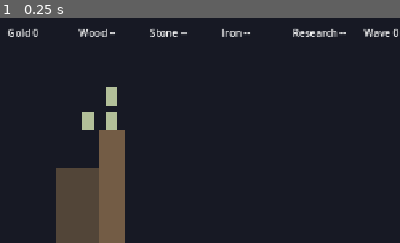
Above: before the commit, frame 1.
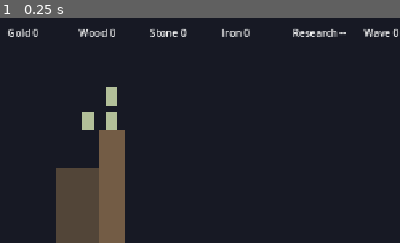
Above: after the commit, the same moment.

Repository: root-Shubh/the-last-wall
Game: Godot game, scene res://scenes/battlefield.tscn
The game is run twice, just before and just after one commit, with the same random seed, the same clock (stepped at 60 frames per second) and the same inputs. This scene is started directly instead of the project's main scene.
Inputs:
- Up to frame 1 (0.25 s): no input
The pictures show only the part of the screen within x 0-50%, y 0-50%; the shares and areas given below are measured in that part.

The runs differ from the first frame. In frame 1, 0.1% of the frame differs, in the area x 27-63%, y 4-9%.

Commit message:
SVTLW-56 #comment complete core economy with wood, stone and iron (#34)
Co-authored-by: Claude Haiku 5.5 <noreply@anthropic.com>

Diff:
--- a/game/autoload/game_state.gd
+++ b/game/autoload/game_state.gd
@@ -8,10 +8,18 @@
 ## Emitted for every successful spend (SVTLW-38). Refunds emit gold_refunded instead.
 signal gold_spent(amount: int, balance: int)
 signal gold_refunded(amount: int, balance: int)
+## Emitted whenever wood, stone or iron changes (SVTLW-56). Carries all three balances.
+signal materials_changed(wood: int, stone: int, iron: int)
+
+## Material ids accepted by the generic add/spend/can_afford path (SVTLW-56).
+const MATERIAL_IDS: Array[String] = ["wood", "stone", "iron"]
 
 const DEFAULT_WALL_MAX_HEALTH: int = 100
 
 var gold: int = 0
+var wood: int = 0
+var stone: int = 0
+var iron: int = 0
 var current_wave: int = 0
 var wall_max_health: int = DEFAULT_WALL_MAX_HEALTH
 var wall_health: int = DEFAULT_WALL_MAX_HEALTH
@@ -28,6 +36,9 @@
 ## Restores every value to a new game.
 func reset() -> void:
 	gold = 0
+	wood = 0
+	stone = 0
+	iron = 0
 	current_wave = 0
 	wall_max_health = DEFAULT_WALL_MAX_HEALTH
 	wall_health = wall_max_health
@@ -35,6 +46,7 @@
 	character_name = ""
 	flags.clear()
 	resources_changed.emit(gold)
+	_emit_materials()
 	wave_changed.emit(current_wave)
 	wall_health_changed.emit(wall_health)
 
@@ -72,6 +84,52 @@
 	gold += amount
 	resources_changed.emit(gold)
 	gold_refunded.emit(amount, gold)
+
+
+## Balance of a material ("wood", "stone" or "iron"). Unknown ids return 0.
+func material_amount(material: String) -> int:
+	match material:
+		"wood":
+			return wood
+		"stone":
+			return stone
+		"iron":
+			return iron
+	return 0
+
+
+## Adds a material. Unknown ids and non-positive amounts change nothing.
+func add_material(material: String, amount: int) -> void:
+	if amount <= 0 or not MATERIAL_IDS.has(material):
+		return
+	_set_material(material, material_amount(material) + amount)
+
+
+func can_afford_material(material: String, cost: int) -> bool:
+	return MATERIAL_IDS.has(material) and cost >= 0 and material_amount(material) >= cost
+
+
+## Deducts a material only when the balance covers it. Returns false and changes nothing otherwise.
+func spend_material(material: String, cost: int) -> bool:
+	if not can_afford_material(material, cost):
+		return false
+	_set_material(material, material_amount(material) - cost)
+	return true
+
+
+func _set_material(material: String, value: int) -> void:
+	match material:
+		"wood":
+			wood = value
+		"stone":
+			stone = value
+		"iron":
+			iron = value
+	_emit_materials()
+
+
+func _emit_materials() -> void:
+	materials_changed.emit(wood, stone, iron)
 
 
 ## Raises or lowers the maximum wall health. Current health moves by the same amount (SVTLW-39).
@@ -125,6 +183,9 @@
 func to_dict() -> Dictionary:
 	return {
 		"gold": gold,
+		"wood": wood,
+		"stone": stone,
+		"iron": iron,
 		"wave": current_wave,
 		"wall_health": wall_health,
 		"wall_max_health": wall_max_health,
@@ -158,11 +219,21 @@
 	character_name = new_name if new_name.length() <= NAME_MAX_LENGTH else ""
 	flags = new_flags
 
+	# Materials (SVTLW-56) are optional so saves from before the economy story load with zeros.
+	var new_materials: Dictionary = {}
+	for material: String in MATERIAL_IDS:
+		var value: Variant = data.get(material, 0)
+		new_materials[material] = int(value) if _is_non_negative_whole(value) else 0
+
 	gold = int(data["gold"])
+	wood = new_materials["wood"]
+	stone = new_materials["stone"]
+	iron = new_materials["iron"]
 	current_wave = int(data["wave"])
 	wall_max_health = new_max
 	wall_health = new_health
 	resources_changed.emit(gold)
+	_emit_materials()
 	wave_changed.emit(current_wave)
 	wall_health_changed.emit(wall_health)
 	return true
--- a/game/resources/building_definition.gd
+++ b/game/resources/building_definition.gd
@@ -5,6 +5,10 @@
 @export var building_id: String = ""
 @export var display_name: String = ""
 @export var build_cost: int = 50
+## Optional material costs (SVTLW-56). All are checked before any cost is spent.
+@export var wood_cost: int = 0
+@export var stone_cost: int = 0
+@export var iron_cost: int = 0
 @export var build_time_ticks: int = 50
 ## Highest upgrade level (SVTLW-54). 0 means the default of 3. Construction itself does not read it.
 @export var max_level: int = 1
--- a/game/resources/enemy_definition.gd
+++ b/game/resources/enemy_definition.gd
@@ -23,6 +23,9 @@
 @export_range(1, 1000) var attack_interval_ticks: int = 10
 ## Gold granted when this enemy is killed (SVTLW-27).
 @export var gold_reward: int = 1
+## Optional material granted on kill (SVTLW-56): "wood", "stone" or "iron". Empty grants none.
+@export var resource_reward_type: String = ""
+@export var resource_reward_amount: int = 0
 ## Shield bearer only: radius in world pixels where allies take less damage. Zero disables it.
 @export var shield_radius: float = 0.0
 ## Shield bearer only: fraction of incoming damage an allied enemy in range does not take.
--- a/game/systems/construction_manager.gd
+++ b/game/systems/construction_manager.gd
@@ -49,6 +49,10 @@
 		return "slot occupied"
 	if not _gold().can_afford(data.build_cost):
 		return "not enough gold"
+	var material_costs: Dictionary = {"wood": data.wood_cost, "stone": data.stone_cost, "iron": data.iron_cost}
+	for material: String in GameState.MATERIAL_IDS:
+		if not _gold().can_afford_material(material, material_costs[material]):
+			return "not enough %s" % material
 	return ""
 
 
@@ -57,8 +61,11 @@
 	if start_block_reason(building_id, slot) != "":
 		return false
 	var data: BuildingDefinition = definition(building_id)
-	if not _gold().spend_gold(data.build_cost):
-		return false
+	# The start check covers every cost, so these spends cannot fail once it has passed.
+	_gold().spend_gold(data.build_cost)
+	_gold().spend_material("wood", data.wood_cost)
+	_gold().spend_material("stone", data.stone_cost)
+	_gold().spend_material("iron", data.iron_cost)
 	active.append({"building_id": building_id, "slot": slot, "progress": 0})
 	_slot_owner[slot] = building_id
 	construction_started.emit(building_id, slot)
--- a/game/systems/reward_tracker.gd
+++ b/game/systems/reward_tracker.gd
@@ -4,6 +4,8 @@
 extends Node
 
 signal reward_granted(amount: int, reason: String)
+## Material granted by a kill, for example wood or stone (SVTLW-56).
+signal material_granted(material: String, amount: int)
 
 ## Survival bonus per cleared wave is this value times the wave number.
 @export var survival_bonus_per_wave: int = 10
@@ -35,9 +37,19 @@
 	var amount: int = enemy.definition.gold_reward + kill_gold_bonus
 	if amount <= 0:
 		return
-	gold_from_kills += amount
-	state.add_gold(amount)
-	reward_granted.emit(amount, "kill")
+	if amount > 0:
+		gold_from_kills += amount
+		state.add_gold(amount)
+		reward_granted.emit(amount, "kill")
+	_grant_material_reward(enemy.definition)
+
+
+## Grants the enemy's optional material reward (SVTLW-56). Does nothing when no type or amount is set.
+func _grant_material_reward(definition: EnemyDefinition) -> void:
+	if definition.resource_reward_type == "" or definition.resource_reward_amount <= 0:
+		return
+	state.add_material(definition.resource_reward_type, definition.resource_reward_amount)
+	material_granted.emit(definition.resource_reward_type, definition.resource_reward_amount)
 
 
 func _on_wave_completed(wave_number: int) -> void:
--- /dev/null
+++ b/game/tests/test_economy.gd
@@ -0,0 +1,130 @@
+## Headless tests for the wood, stone and iron economy (SVTLW-56).
+## Run: godot --headless --path game -s res://tests/test_economy.gd
+extends SceneTree
+
+var _failures: int = 0
+
+
+func _initialize() -> void:
+	var state: Node = root.get_node("GameState")
+	_test_add_spend_refuse(state)
+	_test_reset(state)
+	_test_save_round_trip(state)
+	_test_old_save_loads_zeros(state)
+	_test_kill_grants_material(state)
+	_test_building_wood_cost(state)
+	_test_hud_labels(state)
+	print("RESULT: %s (%d failure(s))" % ["PASS" if _failures == 0 else "FAIL", _failures])
+	quit(0 if _failures == 0 else 1)
+
+
+func _check(condition: bool, label: String) -> void:
+	if condition:
+		print("  ok   - %s" % label)
+	else:
+		_failures += 1
+		print("  FAIL - %s" % label)
+
+
+func _test_add_spend_refuse(state: Node) -> void:
+	print("add, spend and refuse")
+	state.reset()
+	state.add_material("wood", 5)
+	_check(state.wood == 5, "wood adds")
+	_check(state.spend_material("wood", 3) and state.wood == 2, "wood spends within balance")
+	_check(not state.spend_material("wood", 3) and state.wood == 2, "wood spend over balance is refused and changes nothing")
+	_check(not state.can_afford_material("stone", 1), "stone cannot be afforded at zero")
+	state.add_material("iron", 4)
+	state.add_material("stone", 0)
+	state.add_material("gold", 9)
+	_check(state.iron == 4 and state.stone == 0 and state.gold == 0, "zero and unknown materials are ignored")
+	_check(not state.spend_material("unknown", 0) and not state.can_afford_material("gold", 0), "unknown material ids are never affordable")
+	_check(state.material_amount("iron") == 4, "generic amount lookup reads the balance")
+
+
+func _test_reset(state: Node) -> void:
+	print("reset")
+	state.add_material("wood", 7)
+	state.add_material("stone", 8)
+	state.add_material("iron", 9)
+	state.reset()
+	_check(state.wood == 0 and state.stone == 0 and state.iron == 0, "reset zeroes wood, stone and iron")
+
+
+func _test_save_round_trip(state: Node) -> void:
+	print("save round trip")
+	state.reset()
+	state.add_material("wood", 11)
+	state.add_material("stone", 22)
+	state.add_material("iron", 33)
+	var text: String = JSON.stringify(state.to_dict())
+	state.reset()
+	var parsed: Dictionary = JSON.parse_string(text)
+	_check(state.from_dict(parsed), "save with materials loads")
+	_check(state.wood == 11 and state.stone == 22 and state.iron == 33, "wood, stone and iron survive the round trip")
+
+
+func _test_old_save_loads_zeros(state: Node) -> void:
+	print("old save")
+	state.reset()
+	state.add_material("wood", 5)
+	var old_save: Dictionary = {"gold": 40, "wave": 2, "wall_health": 90, "wall_max_health": 100}
+	_check(state.from_dict(old_save), "save without material fields still loads")
+	_check(state.gold == 40 and state.wood == 0 and state.stone == 0 and state.iron == 0, "missing materials load as zero")
+
+
+func _test_kill_grants_material(state: Node) -> void:
+	print("kill reward")
+	state.reset()
+	var enemy_def: EnemyDefinition = load("res://resources/enemies/undead_infantry.tres").duplicate() as EnemyDefinition
+	enemy_def.resource_reward_type = "stone"
+	enemy_def.resource_reward_amount = 3
+	var enemies: EnemyManager = EnemyManager.new()
+	enemies.definitions = [enemy_def]
+	root.add_child(enemies)
+	var tracker: RewardTracker = RewardTracker.new()
+	root.add_child(tracker)
+	tracker.bind(enemies, WaveManager.new(), state)
+	var gold_before: int = state.gold
+	enemies.spawn("undead_infantry").take_damage(1000.0)
+	_check(state.stone == 3, "kill grants the enemy's stone reward")
+	_check(state.gold == gold_before + enemy_def.gold_reward, "kill still grants gold")
+	tracker.free()
+	enemies.free()
+
+
+func _test_building_wood_cost(state: Node) -> void:
+	print("building wood cost")
+	state.reset()
+	state.add_gold(500)
+	state.add_material("wood", 10)
+	var tower: BuildingDefinition = load("res://resources/buildings/tower.tres").duplicate() as BuildingDefinition
+	tower.wood_cost = 25
+	var manager: ConstructionManager = ConstructionManager.new()
+	manager.definitions = [tower]
+	manager.state = state
+	root.add_child(manager)
+	var gold_before: int = state.gold
+	_check(not manager.start_construction("tower", 0), "start refused when wood is short")
+	_check(manager.start_block_reason("tower", 0) == "not enough wood", "refusal names the missing wood")
+	_check(state.gold == gold_before and state.wood == 10, "refused start spends no gold and no wood")
+	state.add_material("wood", 15)
+	_check(manager.start_construction("tower", 0), "start succeeds when wood is affordable")
+	_check(state.wood == 0 and state.gold == gold_before - tower.build_cost, "wood and gold are both charged")
+	manager.free()
+
+
+func _test_hud_labels(state: Node) -> void:
+	print("hud labels")
+	state.reset()
+	var hud: TopBar = TopBar.new()
+	root.add_child(hud)
+	hud.bind(state, SimulationClock.new(), WaveManager.new(), WallManager.new())
+	state.add_material("wood", 12)
+	state.add_material("stone", 4)
+	_check(hud._wood_label.text == "Wood 12", "wood label shows the balance")
+	_check(hud._stone_label.text == "Stone 4", "stone label shows the balance")
+	_check(hud._iron_label.text == "Iron 0", "iron label starts at zero")
+	state.spend_material("wood", 2)
+	_check(hud._wood_label.text == "Wood 10", "wood label updates on spend")
+	hud.free()
--- a/game/tests/test_hud.gd
+++ b/game/tests/test_hud.gd
@@ -23,7 +23,7 @@
 	_check(hud._wall_label.text == "Wall 100 / 100", "wall label shows health and max")
 	state.damage_wall(20)
 	_check(hud._wall_label.text == "Wall 80 / 100", "wall label updates on damage")
-	_check(hud._wood_label.text.contains("--") and hud._research_label.text.contains("--"), "unbuilt resources show placeholders")
+	_check(hud._wood_label.text == "Wood 0" and hud._research_label.text.contains("--"), "wood shows its balance and research still shows a placeholder")
 	field.start_wave()
 	_check(hud._wave_label.text == "Wave 1", "wave label shows the running wave")
 
--- a/game/ui/top_bar.gd
+++ b/game/ui/top_bar.gd
@@ -1,6 +1,6 @@
 ## Top bar HUD (SVTLW-28). Shows gold, wood, stone, iron, research points, current wave,
 ## wall health and game speed, and provides pause and 1x, 2x, 3x controls.
-## Wood, stone, iron and research are placeholders until M2 adds their production.
+## Wood, stone and iron follow GameState (SVTLW-56). Research is still a placeholder until M2.
 class_name TopBar
 extends CanvasLayer
 
@@ -30,9 +30,9 @@
 	add_child(bar)
 
 	_gold_label = _label(bar, "Gold 0")
-	_wood_label = _label(bar, "Wood %s" % PLACEHOLDER)
-	_stone_label = _label(bar, "Stone %s" % PLACEHOLDER)
-	_iron_label = _label(bar, "Iron %s" % PLACEHOLDER)
+	_wood_label = _label(bar, "Wood 0")
+	_stone_label = _label(bar, "Stone 0")
+	_iron_label = _label(bar, "Iron 0")
 	_research_label = _label(bar, "Research %s" % PLACEHOLDER)
 	_wave_label = _label(bar, "Wave 0")
 	_wall_label = _label(bar, "Wall --")
@@ -51,10 +51,17 @@
 	game_state.resources_changed.connect(func(gold: int) -> void: _gold_label.text = "Gold %d" % gold)
 	game_state.wall_health_changed.connect(func(health: int) -> void:
 		_wall_label.text = "Wall %d / %d" % [health, game_state.wall_max_health])
+	game_state.materials_changed.connect(func(wood: int, stone: int, iron: int) -> void:
+		_wood_label.text = "Wood %d" % wood
+		_stone_label.text = "Stone %d" % stone
+		_iron_label.text = "Iron %d" % iron)
 	waves.wave_started.connect(func(number: int) -> void: _wave_label.text = "Wave %d" % number)
 	clock.speed_changed.connect(func(_s: int) -> void: _refresh_speed())
 	clock.paused_changed.connect(func(_p: bool) -> void: _refresh_speed())
 	_gold_label.text = "Gold %d" % game_state.gold
+	_wood_label.text = "Wood %d" % game_state.wood
+	_stone_label.text = "Stone %d" % game_state.stone
+	_iron_label.text = "Iron %d" % game_state.iron
 	_wall_label.text = "Wall %d / %d" % [game_state.wall_health, game_state.wall_max_health]
 	_refresh_speed()
 
Not shown, added: game/tests/test_economy.gd.uid
